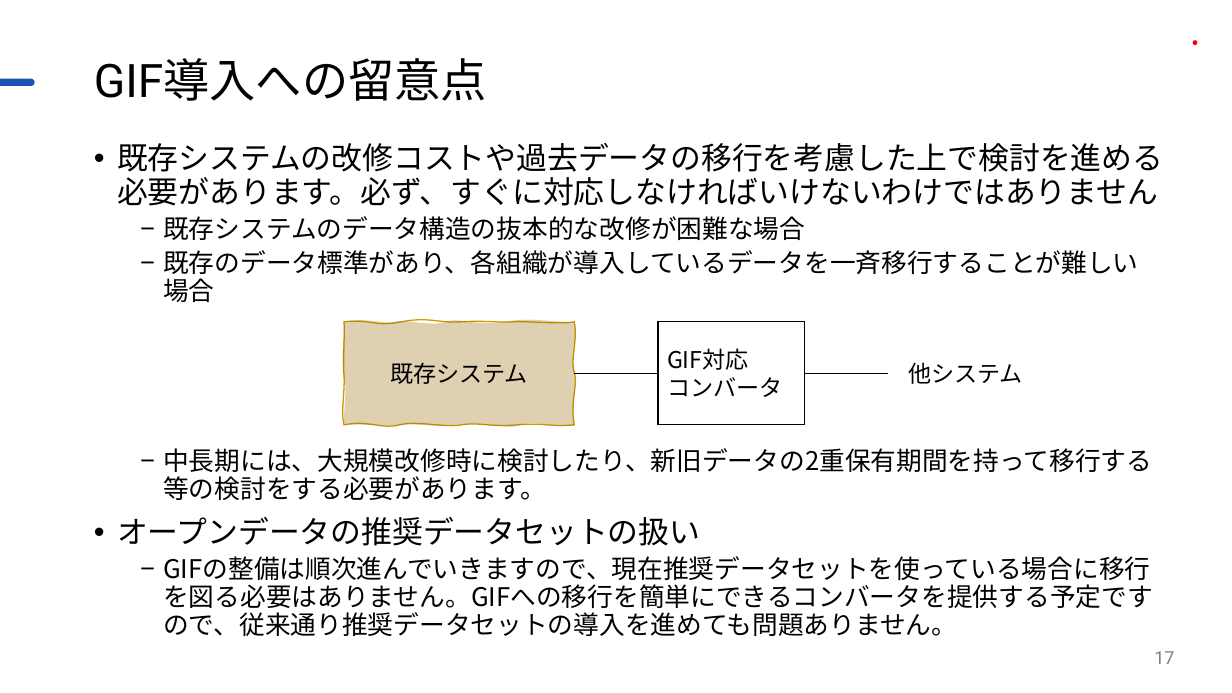
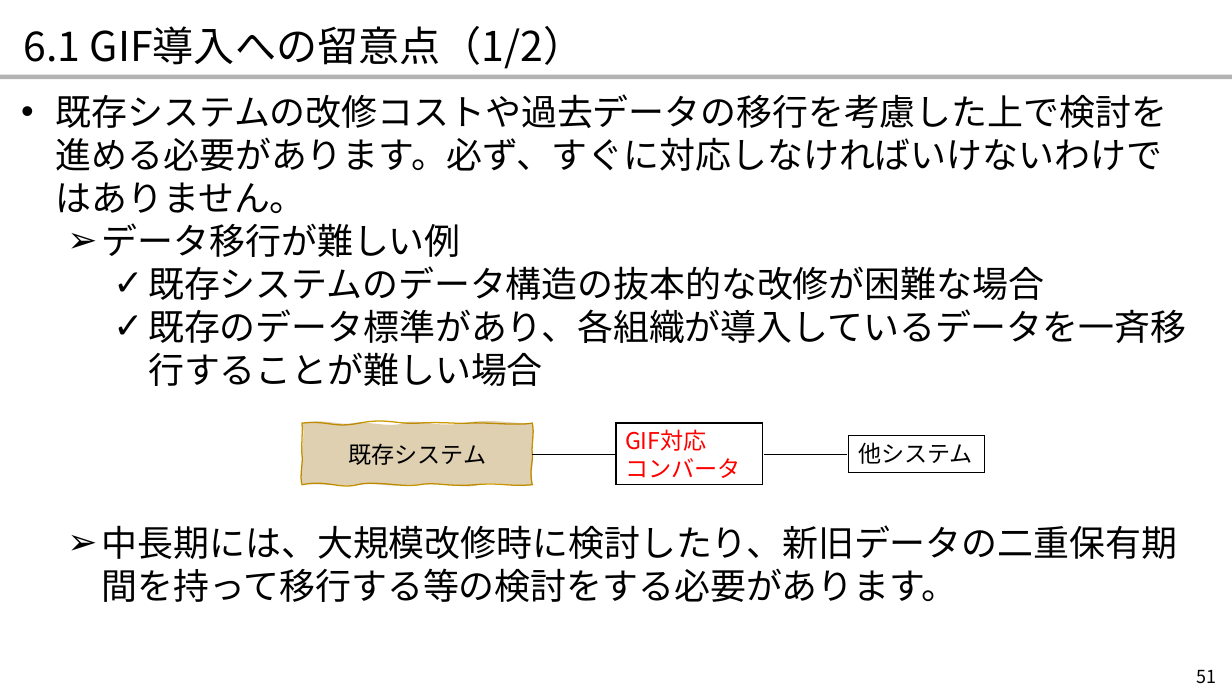
Before and after one commit to JDA-DM/GIF, a slide deck: slide 51 of 410_全体説明/411_GIF説明資料.pptx (slide 17 before the commit). Drawn at 1232x693 pixels with LibreOffice and Linux fonts; fonts in the diff are those of the drawing; background and template pictures are left out. Boxes give left, top, right and bottom in pixels: in the first picture for what was removed or moved away, otherwise in the second. Text is boxed around its words. In the diff, an @@ line names an element or a change of style, - is before the commit and + after.

```diff
--- a/410_全体説明/411_GIF説明資料.pptx
+++ b/410_全体説明/411_GIF説明資料.pptx
@@ text added at [24, 26, 585, 69], 32 pt, text #000000 @@
+6.1 GIF導入への留意点（1/2）
@@ title removed at [94, 58, 487, 101] @@
-GIF導入への留意点
@@ ellipse removed at [1193, 41, 1198, 45] @@
@@ rounded rectangle removed at [0, 79, 34, 86] @@
@@ rectangle added at [0, 75, 1232, 79], fill #B3B3B3 @@
@@ text "既存システムの改修コストや過去データの移行を考慮した上で検討を進める必要があります。必ず、すぐに対応しなければいけないわ ...": place and size @@
-text "既存システムの改修コストや過去データの移行を考慮した上で検討を進める必要があります。必ず、すぐに対応しなければいけないわ ..." at [117, 143, 1163, 636]
+text "既存システムの改修コストや過去データの移行を考慮した上で検討を進める必要があります。必ず、すぐに対応しなければいけないわ ..." at [56, 94, 1186, 602]
@@ text at [56, 94, 1167, 257]: text changed; size 24 to 28 pt @@
-• 既存システムの改修コストや過去データの移行を考慮した上で検討を進める必要があります。必ず、すぐに対応しなければいけないわけではありません
+• 既存システムの改修コストや過去データの移行を考慮した上で検討を進める必要があります。必ず、すぐに対応しなければいけないわけではありません。
+  ➢ データ移行が難しい例
@@ text at [148, 266, 1186, 386]: size 20 to 28 pt in "既存システムのデータ構造の抜本的な改修が困難な場合", "既存のデータ標準があり、各組織が導入しているデータを一斉移行することが難しい場合"; bullet − to ✓; list level 2 to 3 in "既存システムのデータ構造の抜本的な改修が困難な場合"; line spacing 0.9 to 1; list level 2 to 3 in "既存のデータ標準があり、各組織が導入しているデータを一斉移行することが難しい場合" @@
@@ freeform shape "既存システム": place and size @@
-freeform shape "既存システム" at [344, 322, 574, 425]
+freeform shape "既存システム" at [302, 423, 532, 485]
@@ rectangle "GIF対応": place and size @@
-rectangle "GIF対応" at [658, 322, 804, 425]
+rectangle "GIF対応" at [616, 423, 762, 485]
@@ rectangle "GIF対応" at [616, 423, 762, 485]: text colour #000000 to #FF0000 @@
@@ rectangle "他システム": place and size @@
-rectangle "他システム" at [908, 362, 1023, 384]
+rectangle "他システム" at [849, 435, 984, 472]
@@ rectangle "他システム" at [849, 435, 984, 472]: outline none to #000000 0.75 pt @@
@@ line moved from (575, 373) - (658, 373) to (532, 454) - (616, 454) @@
@@ line moved from (805, 373) - (888, 373) to (764, 454) - (848, 454) @@
@@ text at [102, 525, 1177, 602]: text changed; size 20 to 28 pt @@
-  − 中長期には、大規模改修時に検討したり、新旧データの2重保有期間を持って移行する等の検討をする必要があります。
-• オープンデータの推奨データセットの扱い
-  − GIFの整備は順次進んでいきますので、現在推奨データセットを使っている場合に移行を図る必要はありません。GIFへの移行を簡単にできるコンバータを提供する予定ですので、従来通り推奨データセットの導入を進めても問題ありません。
+  ➢ 中長期には、大規模改修時に検討したり、新旧データの二重保有期間を持って移行する等の検討をする必要があります。
@@ page number removed at [1154, 651, 1174, 664] @@
-17
@@ page number added at [1196, 669, 1216, 684], 14 pt, text #000000 @@
+51
```
Also in this commit, not shown: 9 other slides changed, 53 slides added, 15 slides removed.
